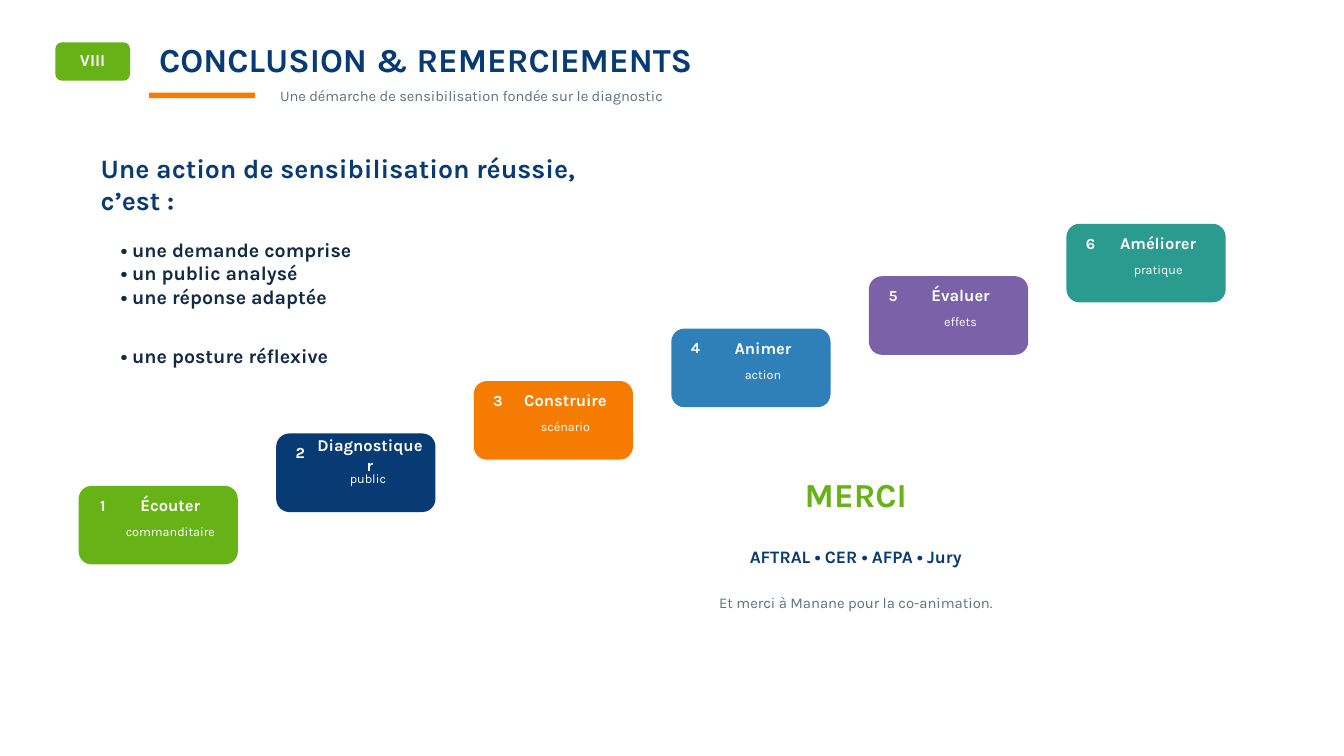
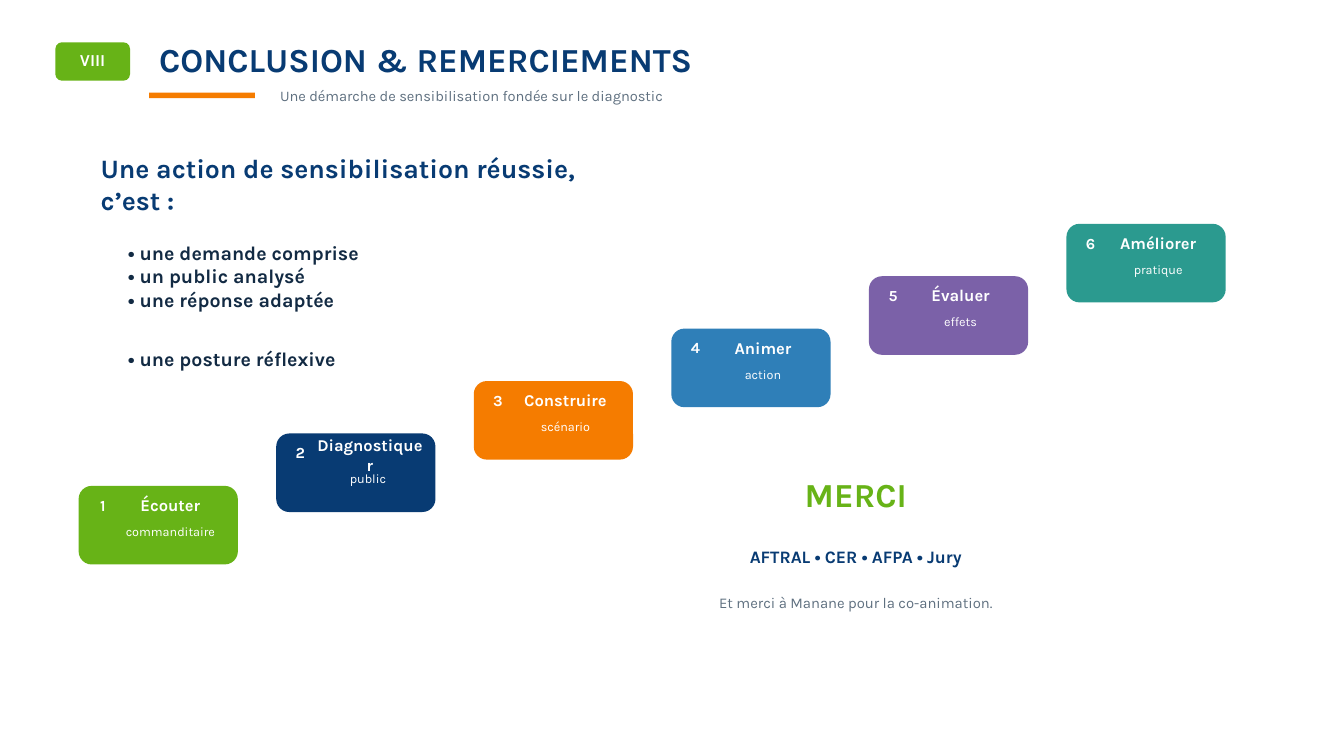
Before and after one commit to SamEva-dev/Memoir-TP-ECSR, a slide deck: slide 18 of Memoire_presentation.pptx. Drawn at 1344x756 pixels with LibreOffice and Linux fonts; fonts in the diff are those of the drawing; background and template pictures are left out. Boxes give left, top, right and bottom in pixels: in the first picture for what was removed or moved away, otherwise in the second. Text is boxed around its words. In the diff, an @@ line names an element or a change of style, - is before the commit and + after.

```diff
--- a/Memoire_presentation.pptx
+++ b/Memoire_presentation.pptx
@@ text "• une demande comprise • ...": place and size @@
-text "• une demande comprise • ..." at [132,243,351,368]
+text "• une demande comprise • ..." at [140,246,359,371]
```
Also in this commit, not shown: 3 other slides changed, 11 other files.
